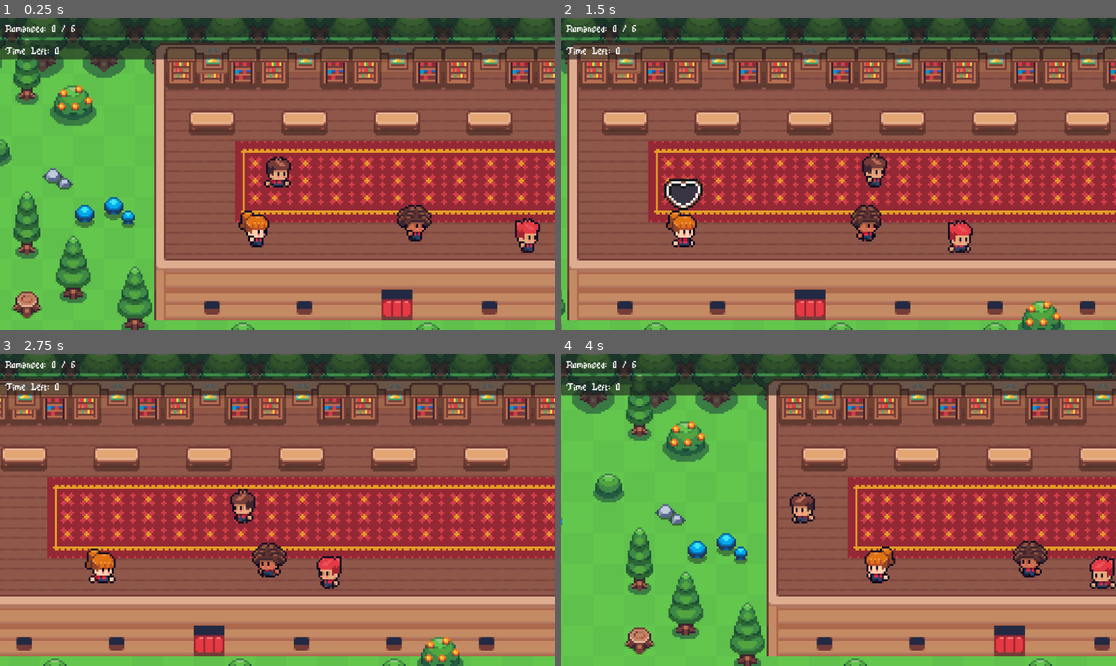
Above: before the commit, frames 1-4 (two rows, left to right).
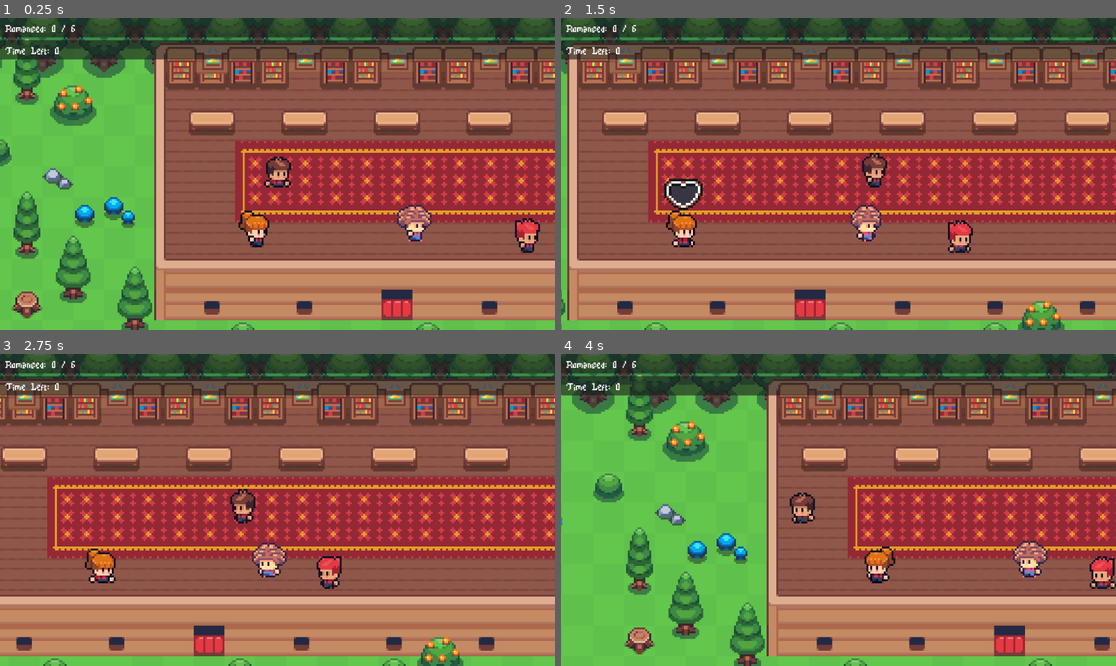
Above: after the commit, the same moments.

Repository: orgniani/highschoolcrush_clicker_2025
Game: Godot game, scene res://scenes/level2_scene.tscn
Two runs of this game, one before a commit and one after it. Both use one fixed random seed, a clock stepped at 60 frames per second and the inputs below. This scene is started directly instead of the project's main scene.
Inputs (mouse positions are in pixels of both pictures, inside the frame that each line leads up to):
- Up to frame 1 (0.25 s): no input
- Up to frame 2 (1.5 s): move the mouse to (810, 236) at 0.52 s; hold D (move_right) from 0.53 s (still down); click (810, 236) at 0.6 s; move the mouse to (1005, 220) at 1.27 s; click (1005, 220) at 1.35 s
- Up to frame 3 (2.75 s): move the mouse to (111, 463) at 2.02 s; release D (move_right) at 2.03 s; hold A (move_left) from 2.03 s (still down); click (111, 463) at 2.1 s
- Up to frame 4 (4 s): keep holding A (move_left); move the mouse to (866, 510) at 2.77 s; click (866, 510) at 2.85 s; move the mouse to (755, 432) at 3.52 s; click (755, 432) at 3.6 s

The runs differ from the first frame. In frame 1, 0.5% of the frame differs, in the area x 71-78%, y 59-72%; in frame 2, 0.5%; in frame 3, 0.5%; in frame 4, 0.5%, in the area x 81-88%, y 59-72%.

Commit message:
add persistency bug

Diff:
--- a/objects/characters/lover.tscn
+++ b/objects/characters/lover.tscn
@@ -29,6 +29,7 @@
 click_sound = ExtResource("2_670pt")
 
 [node name="HumanAnimator" parent="." instance=ExtResource("2_rmcuh")]
+modulate = Color(2, 2, 2, 1)
 
 [node name="CollisionShape2D" type="CollisionShape2D" parent="."]
 position = Vector2(0, -1.5)
--- a/scenes/level1_scene.tscn
+++ b/scenes/level1_scene.tscn
@@ -51,11 +51,13 @@
 position = Vector2(206, 65)
 player = NodePath("../Player")
 config = ExtResource("7_kk2rg")
+lover_id = "lover1"
 
 [node name="Lover2" parent="CharactersYSort" node_paths=PackedStringArray("player") instance=ExtResource("6_rurhu")]
 position = Vector2(47, 118)
 player = NodePath("../Player")
 config = ExtResource("8_b5spy")
+lover_id = "lover2"
 
 [node name="LoverPartnerManager" parent="CharactersYSort/Lover2/Lover" index="4" node_paths=PackedStringArray("partners")]
 partners = [NodePath("../../../Lover3")]
@@ -64,6 +66,7 @@
 position = Vector2(75, 115)
 player = NodePath("../Player")
 config = ExtResource("12_5ay1a")
+lover_id = "lover3"
 
 [node name="LoverPartnerManager" parent="CharactersYSort/Lover3/Lover" index="4" node_paths=PackedStringArray("partners")]
 partners = [NodePath("../../../Lover2")]
--- a/scenes/level2_scene.tscn
+++ b/scenes/level2_scene.tscn
@@ -51,6 +51,8 @@
 position = Vector2(138, 115)
 player = NodePath("../Player")
 config = ExtResource("10_54bob")
+is_boss = true
+lover_id = "loverBoss1"
 
 [node name="LoverPartnerManager" parent="CharactersYSort/Lover/Lover" index="4" node_paths=PackedStringArray("partners")]
 partners = [NodePath("../../../Lover2"), NodePath("../../../Lover3")]
@@ -59,11 +61,13 @@
 position = Vector2(55, 118)
 player = NodePath("../Player")
 config = ExtResource("11_slq1h")
+lover_id = "lover4"
 
 [node name="Lover3" parent="CharactersYSort" node_paths=PackedStringArray("player") instance=ExtResource("9_xv7ld")]
 position = Vector2(196, 121)
 player = NodePath("../Player")
 config = ExtResource("12_ejxj8")
+lover_id = "lover5"
 
 [node name="Wall" parent="." instance=ExtResource("6_m33yc")]
 position = Vector2(13, 67)
--- a/scripts/lover/lover.gd
+++ b/scripts/lover/lover.gd
@@ -5,6 +5,8 @@
 @export var click_sound: AudioStream
 @export var required_clicks: int = 10
 @export var fill_time: float = 3.0
+@export var is_boss: bool = false
+@export var lover_id: String = ""
 
 @onready var state_machine: LoverStateMachine = $"Lover/LoverStateMachine"
 @onready var follower: LoverFollower = $"Lover/LoverFollower"
@@ -20,6 +22,8 @@
 var _can_be_clicked := true
 var _has_failed := false
 var _has_succeeded := false
+var _state_machine_connected := false
+
 var _current_lover: CharacterBody2D
 var _lover_id: String = ""
 
@@ -27,24 +31,33 @@
 	_assign_lover_id()
 	_restore_state()
 	_setup_lifecycle()
-	_setup_state_machine()
+
+	if !is_boss:
+		animator.modulate = Color.WHITE
 
 func _assign_lover_id():
-	var scene_path := get_tree().current_scene.scene_file_path if get_tree().current_scene else "unknown_scene"
-	var node_path = get_path()
-	_lover_id = "%s::%s" % [scene_path, node_path]
+	if lover_id.is_empty():
+		push_error("Lover has no lover_id assigned!")
+		lover_id = name
+
+	_lover_id = lover_id
 	set_meta("lover_id", _lover_id)
 
 func _restore_state():
 	var status = LoverStateTracker.get_status(_lover_id)
 
-	if status == LoverStateTracker.LoverStatus.SUCCEEDED:
-		queue_free()
-		return
-	elif status == LoverStateTracker.LoverStatus.FAILED:
-		_restore_failed_state()
-
-	_can_be_clicked = LoverStateTracker.get_can_be_clicked(_lover_id)
+	match status:
+		LoverStateTracker.LoverStatus.SUCCEEDED:
+			_has_succeeded = true
+			queue_free()
+			return
+		LoverStateTracker.LoverStatus.FAILED:
+			_has_failed = true
+			_restore_failed_state()
+
+	var can_click = LoverStateTracker.get_can_be_clicked(_lover_id)
+	_can_be_clicked = can_click
+	_set_can_be_clicked(can_click)
 
 	for partner_id in LoverStateTracker.get_partners(_lover_id):
 		var partner = GlobalGameState.find_lover_by_id(partner_id)
@@ -57,6 +70,8 @@
 		"alerted": expressions.show_alerted()
 		_: expressions.hide()
 
+	_setup_state_machine()
+
 func _setup_lifecycle():
 	animator.apply_config(config)
 	animator.play_animation("idle", false)
@@ -80,15 +95,24 @@
 	expressions.show_love()
 
 func _process(delta):
-	if Input.is_action_just_pressed("click") and _can_be_clicked:
+	if not _state_machine_connected:
+		if not state_machine.romance_failed.is_connected(_on_romance_failed):
+			_setup_state_machine()
+			_state_machine_connected = true
+
+	var status = LoverStateTracker.get_status(_lover_id)
+	if Input.is_action_just_pressed("click") and _can_be_clicked and status != LoverStateTracker.LoverStatus.FAILED:
 		var mouse_pos = get_global_mouse_position()
 		var query := PhysicsPointQueryParameters2D.new()
 		query.position = mouse_pos
 		query.collide_with_areas = true
 		var result = get_world_2d().direct_space_state.intersect_point(query, 1)
+
 		if result and result[0].get("collider") == self:
 			state_machine.register_click()
 			AudioManager.play_sound(click_sound)
+
+	heart_bar.value = state_machine.get_fill_percentage() * heart_bar.max_value
 
 	state_machine.update(delta)
 	heart_bar.value = state_machine.get_fill_percentage() * heart_bar.max_value
@@ -102,14 +126,15 @@
 		partner_manager.notify_romance_started(self)
 
 func _on_romance_success():
+	print("Romance success for:", _lover_id)
 	LoverStateTracker.mark_succeeded(_lover_id)
 	_has_succeeded = true
 	set_process(false)
 	patrol.stop()
 	var follow_target = GlobalGameState.player.last_follower
 	follower.enable_follow(follow_target, self)
-	heart_bar.visible = false
 	GlobalGameState.player.last_follower = self
+	heart_bar.visible = false
 	GlobalGameState.romanced_lovers.append(self)
 	GlobalGameState.romanced_ids.append(_lover_id)
 	GameManager.handle_lover_success(self)
@@ -118,24 +143,40 @@
 		partner_manager.notify_romance_ended(true)
 		partner_manager.clear_all_partners()
 
+	if state_machine.romance_failed.is_connected(_on_romance_failed):
+		state_machine.romance_failed.disconnect(_on_romance_failed)
+	if state_machine.romance_success.is_connected(_on_romance_success):
+		state_machine.romance_success.disconnect(_on_romance_success)
+
 func _on_romance_failed(from_partner := false):
 	if _has_failed:
 		return
+	_has_failed = true
+
+	print("Romance failed for:", _lover_id)
+
 	LoverStateTracker.mark_failed(_lover_id)
-	LoverStateTracker.set_expression(_lover_id, "love")
 	LoverStateTracker.set_can_be_clicked(_lover_id, false)
 	GameManager.handle_lover_failed(self)
-	_has_failed = true
+
 	set_process(false)
 	patrol.start()
 	heart_bar.visible = false
 	_can_be_clicked = false
-	if from_partner:
-		state_machine.romance_failed.emit()
-	if partner_manager.has_partners() and not from_partner:
+
+	var had_partners = partner_manager.has_partners()
+
+	if had_partners:
 		partner_manager.notify_romance_ended(false)
 		partner_manager.clear_all_partners()
 		expressions.show_love()
+		LoverStateTracker.set_expression(_lover_id, "love")
+	else:
+		expressions.hide()
+		LoverStateTracker.set_expression(_lover_id, "")
+
+	if from_partner:
+		return
 
 func _on_partner_romance_started(romanced_lover: CharacterBody2D):
 	if _has_succeeded:
--- a/scripts/singletons/game_flow_manager.gd
+++ b/scripts/singletons/game_flow_manager.gd
@@ -19,19 +19,10 @@
 	load_scene(current_scene_path)
 
 func load_scene(path: String):
-	_fail_unresolved_lovers_in_current_scene()
-
+	#LoverStateTracker.mark_all_unresolved_lovers_as_failed()
 	persistent_nodes.clear()
 	if GlobalGameState.player:
 		persistent_nodes.append(GlobalGameState.player)
 	persistent_nodes += GlobalGameState.romanced_lovers
 
 	SceneLoader.transition_to(path, persistent_nodes)
-
-func _fail_unresolved_lovers_in_current_scene():
-	var lovers = get_tree().get_nodes_in_group("lovers")
-	for lover in lovers:
-		if lover.has_meta("lover_id"):
-			var id = lover.get_meta("lover_id")
-			if not LoverStateTracker.has_resolved(id):
-				LoverStateTracker.mark_failed(id)
--- a/scripts/singletons/lover_state_tracker.gd
+++ b/scripts/singletons/lover_state_tracker.gd
@@ -46,5 +46,12 @@
 	var state = _lover_states.get(lover_id)
 	return state != null and state.status != LoverStatus.UNSET
 
+func mark_all_unresolved_lovers_as_failed():
+	for lover in get_tree().get_nodes_in_group("lovers"):
+		if lover.has_meta("lover_id"):
+			var id = lover.get_meta("lover_id")
+			if not has_resolved(id):
+				mark_failed(id)
+
 func reset():
 	_lover_states.clear()
